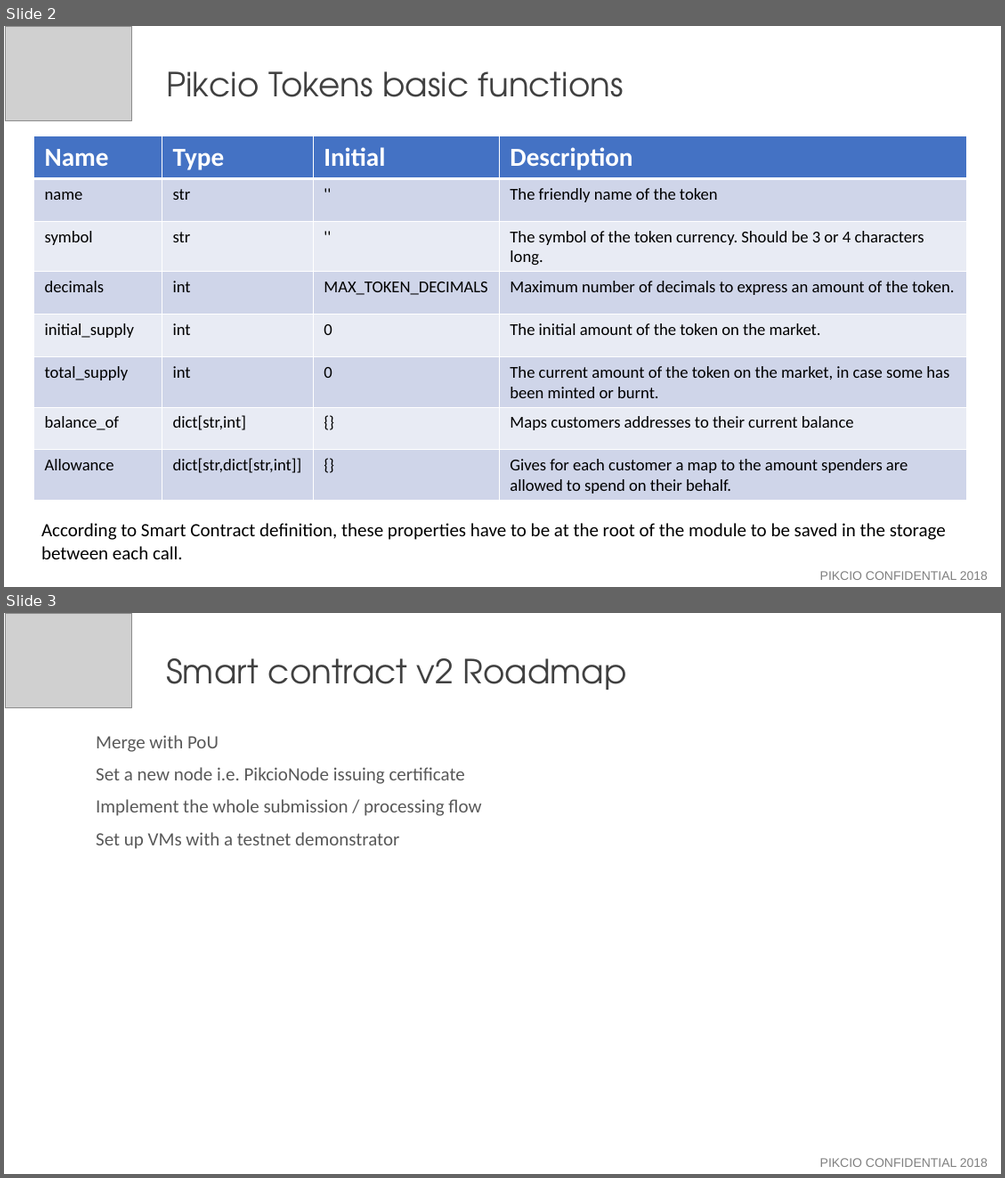
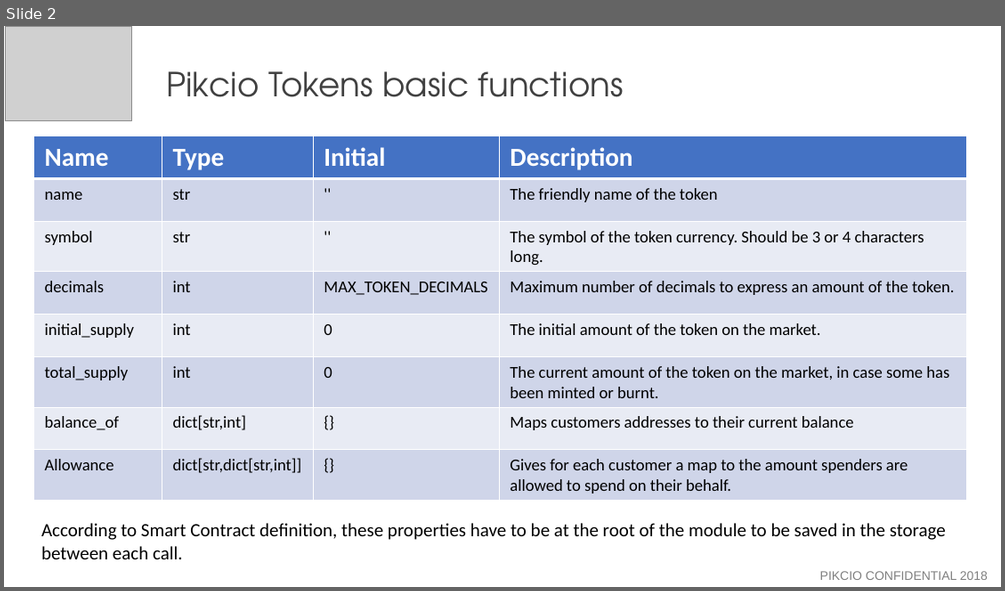
Before and after one commit to thibault-yellowstones/pikcio-tokens, a slide deck: Pikcio_tokens.pptx. Shown one above the other, each under a label of ours: slides 2 and 3 before the commit, slide 2 after it. The pictures are 1005x1178 and 1005x591 pixels, drawn with LibreOffice and Linux fonts; fonts in the diff are those of the drawing; grey boxes stand for pictures. Boxes give left, top, right and bottom in pixels: in the first picture for what was removed or moved away, otherwise in the second. Text is boxed around its words. In the diff, an @@ line names an element or a change of style, - is before the commit and + after.

```diff
--- a/Pikcio_tokens.pptx
+++ b/Pikcio_tokens.pptx
@@ slide 3 removed at (4, 613, 1001, 1174), background #FFFFFF @@
@@ picture removed at (5, 613, 132, 707) @@
@@ text removed at (166, 658, 626, 690) @@
-Smart contract v2 Roadmap
@@ text removed at (96, 735, 481, 849) @@
-Merge with PoU
-Set a new node i.e. PikcioNode issuing certificate
-Implement the whole submission / processing flow
-Set up VMs with a testnet demonstrator
@@ text removed at (820, 1158, 987, 1167) @@
-PIKCIO CONFIDENTIAL 2018
```
Also in this commit, not shown: 4 slides added, 3 other files.
